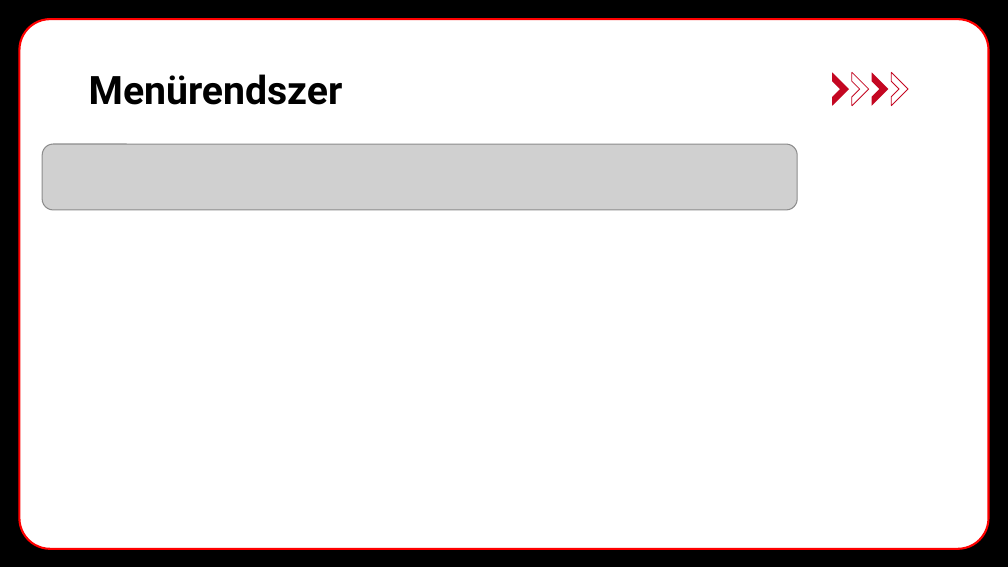
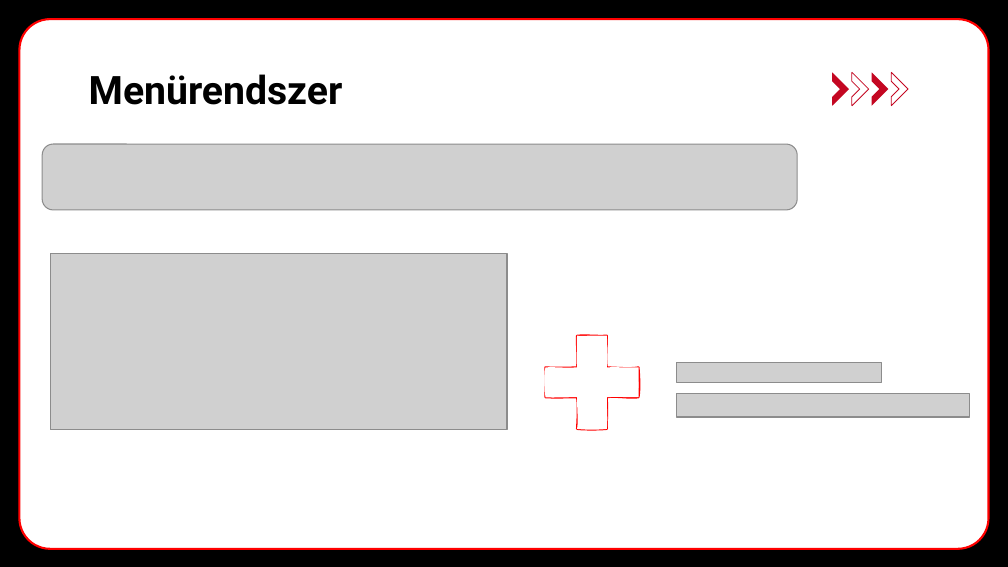
Before and after one commit to simonadamgyula/Proj1-valorant-9C, a slide deck: slide 3 of ppt/ppt_SAGy.pptx. Drawn at 1008x567 pixels with LibreOffice and Linux fonts; fonts in the diff are those of the drawing; grey boxes stand for pictures; background and template pictures are left out. Boxes give left, top, right and bottom in pixels: in the first picture for what was removed or moved away, otherwise in the second. Text is boxed around its words. In the diff, an @@ line names an element or a change of style, - is before the commit and + after.

```diff
--- a/ppt/ppt_SAGy.pptx
+++ b/ppt/ppt_SAGy.pptx
@@ picture added at (50, 254, 507, 430) @@
@@ freeform shape added at (528, 319, 655, 446), fill #FFFFFF, outline #FF0000 1.5 pt @@
@@ picture added at (676, 363, 881, 383) @@
@@ picture added at (676, 394, 970, 417) @@
```
Also in this commit, not shown: 3 other slides changed.
